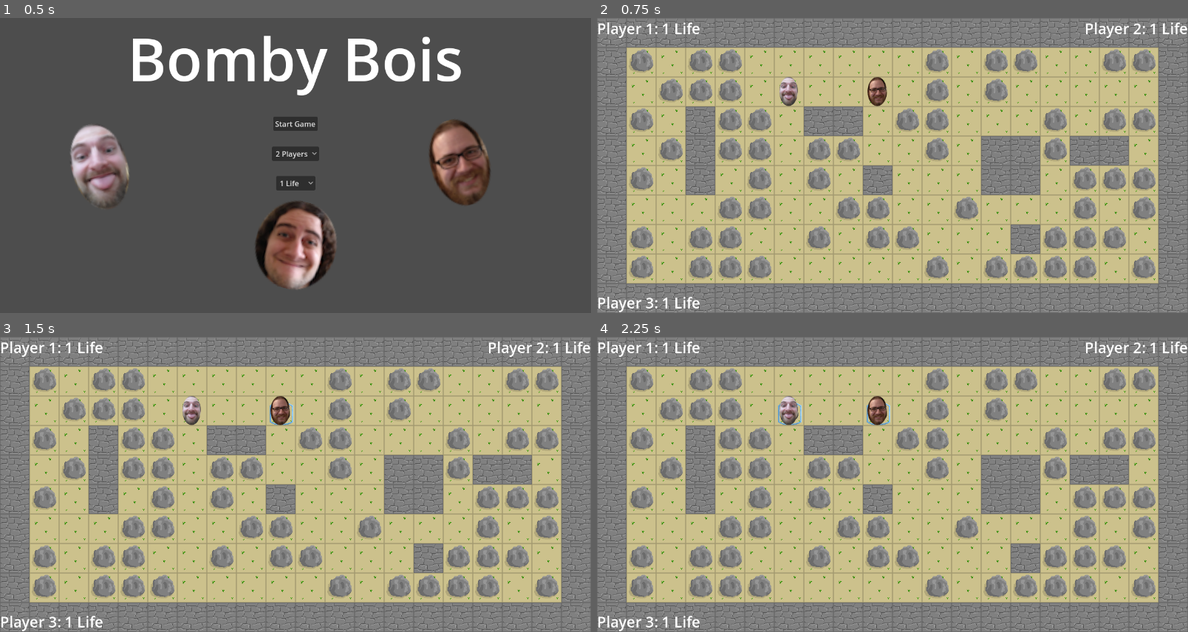
Above: before the commit, frames 1-4 (two rows, left to right).
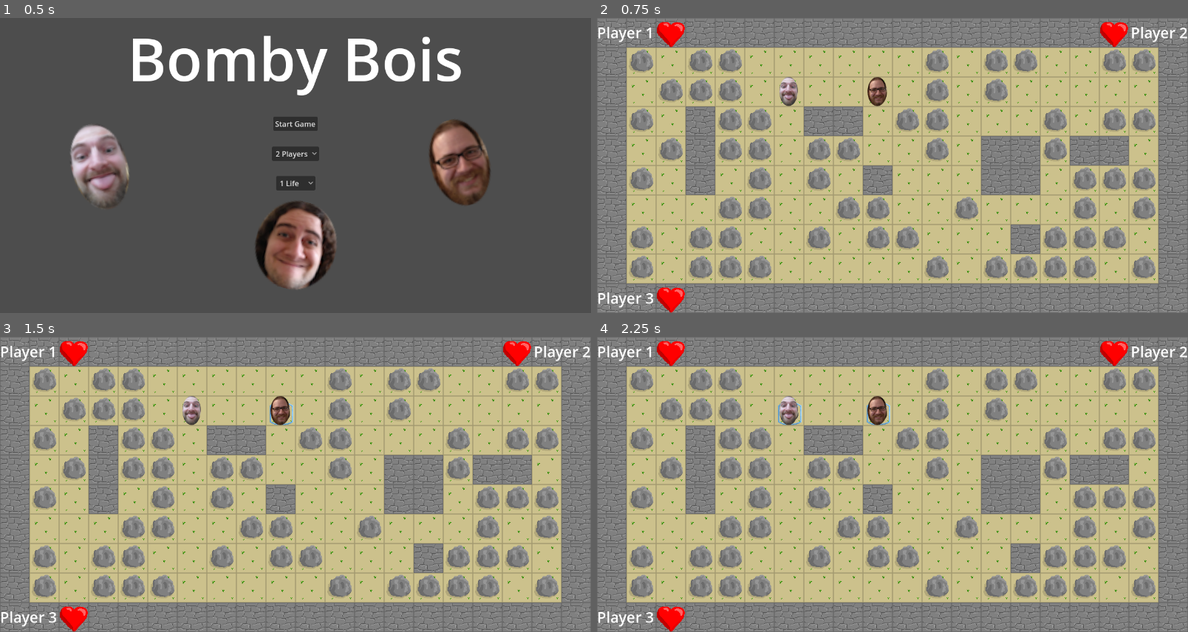
Above: after the commit, the same moments.

Repository: tierriminator/bombyboi
Game: Godot game, scene res://main_menu.tscn
Same seed, same stepped clock (60 frames per second), same inputs: the game is played once before the commit and once after it.
Inputs:
- Up to frame 1 (0.5 s): no input
- Up to frame 2 (0.75 s): click "Start Game" at 0.5 s
- Up to frame 3 (1.5 s): tap Enter at 1.25 s
- Up to frame 4 (2.25 s): tap Space at 2 s

Frame 1 is identical in both runs. In frame 2, 1.7% of the frame differs, in the area x 0-100%, y 1-100%; in frame 3, 1.7%; in frame 4, 1.7%.

Commit message:
hud livess

Diff:
--- a/bombyboi/hud.gd
+++ b/bombyboi/hud.gd
@@ -1,17 +1,26 @@
 extends CanvasLayer
 
-
+@export var lives_png: Texture
 # Called when the node enters the scene tree for the first time.
 func _ready() -> void:
-	if Main.starting_lives == 1:
-		$p1_lives.text = "Player 1: %d Life" %Main.starting_lives
-		$p2_lives.text = "Player 2: %d Life" %Main.starting_lives
-		$p3_lives.text = "Player 3: %d Life" %Main.starting_lives
-	else:
-		$p1_lives.text = "Player 1: %d Lives" %Main.starting_lives
-		$p2_lives.text = "Player 2: %d Lives" %Main.starting_lives
-		$p3_lives.text = "Player 3: %d Lives" %Main.starting_lives
+	#if Main.starting_lives == 1:
+		#$p1_lives.text = "Player 1: %d Life" %Main.starting_lives
+		#$p2_lives.text = "Player 2: %d Life" %Main.starting_lives
+		#$p3_lives.text = "Player 3: %d Life" %Main.starting_lives
+	#else:
+		#$p1_lives.text = "Player 1: %d Lives" %Main.starting_lives
+		#$p2_lives.text = "Player 2: %d Lives" %Main.starting_lives
+		#$p3_lives.text = "Player 3: %d Lives" %Main.starting_lives
+		#
+	for i in Main.starting_lives:
+		add_live($Hud_p1)
+		add_live($Hud_p2)
+		add_live($Hud_p3)
 
+func add_live(hudnode: Node) -> void:
+	var lives_rect = TextureRect.new()
+	lives_rect.set_texture(lives_png)
+	hudnode.add_child(lives_rect)
 
 # Called every frame. 'delta' is the elapsed time since the previous frame.
 func _process(delta: float) -> void:
--- a/bombyboi/hud.tscn
+++ b/bombyboi/hud.tscn
@@ -1,9 +1,10 @@
-[gd_scene load_steps=7 format=3 uid="uid://b3cuh18ivrsct"]
+[gd_scene load_steps=8 format=3 uid="uid://b3cuh18ivrsct"]
 
 [ext_resource type="Script" uid="uid://dei14lt0hb2wp" path="res://hud.gd" id="1_37p78"]
-[ext_resource type="Script" uid="uid://dsvdf62lfg1o8" path="res://p_1_lives.gd" id="2_64ctp"]
-[ext_resource type="Script" uid="uid://cigscdcfny7cp" path="res://p_2_lives.gd" id="3_640wx"]
-[ext_resource type="Script" uid="uid://b3dr0t3xxrf5g" path="res://p_3_lives.gd" id="4_a2258"]
+[ext_resource type="Script" uid="uid://cspci3wmjae43" path="res://hud_p_1.gd" id="3_1xsix"]
+[ext_resource type="Texture2D" uid="uid://l661fn8cbrfd" path="res://Art/heart.png" id="3_a2258"]
+[ext_resource type="Script" uid="uid://xan8o8m2pkyf" path="res://hud_p_2.gd" id="4_rftc2"]
+[ext_resource type="Script" uid="uid://b2fo1h3x655d6" path="res://hud_p_3.gd" id="5_61f8s"]
 
 [sub_resource type="LabelSettings" id="LabelSettings_n2snw"]
 font_size = 32
@@ -14,32 +15,47 @@
 [node name="Hud" type="CanvasLayer"]
 layer = 3
 script = ExtResource("1_37p78")
+lives_png = ExtResource("3_a2258")
 
-[node name="p1_lives" type="Label" parent="."]
-offset_right = 40.0
-offset_bottom = 23.0
-text = "Player 1: X Lives"
+[node name="Left" type="Control" parent="."]
+custom_minimum_size = Vector2(128, 0)
+layout_mode = 3
+anchors_preset = 9
+anchor_bottom = 1.0
+grow_vertical = 2
+
+[node name="Hud_p1" type="HBoxContainer" parent="."]
+custom_minimum_size = Vector2(512, 45)
+script = ExtResource("3_1xsix")
+
+[node name="p1_lives" type="Label" parent="Hud_p1"]
+layout_mode = 2
+text = "Player 1"
 label_settings = SubResource("LabelSettings_n2snw")
-script = ExtResource("2_64ctp")
 
-[node name="p2_lives" type="Label" parent="."]
-anchors_preset = 1
-anchor_left = 1.0
-anchor_right = 1.0
-offset_left = -123.0
-offset_bottom = 23.0
-grow_horizontal = 0
-text = "Player 2: X Lives"
+[node name="Hud_p2" type="HBoxContainer" parent="."]
+custom_minimum_size = Vector2(512, 45)
+layout_direction = 3
+offset_right = 512.0
+offset_bottom = 45.0
+script = ExtResource("4_rftc2")
+
+[node name="p2_lives" type="Label" parent="Hud_p2"]
+layout_mode = 2
+text = "Player 2"
 label_settings = SubResource("LabelSettings_37p78")
-script = ExtResource("3_640wx")
 
-[node name="p3_lives" type="Label" parent="."]
+[node name="Hud_p3" type="HBoxContainer" parent="."]
+custom_minimum_size = Vector2(512, 45)
 anchors_preset = 2
 anchor_top = 1.0
 anchor_bottom = 1.0
-offset_top = -23.0
-offset_right = 40.0
+offset_top = -45.0
+offset_right = 256.0
 grow_vertical = 0
-text = "Player 3: X Lives"
+script = ExtResource("5_61f8s")
+
+[node name="p3_lives" type="Label" parent="Hud_p3"]
+layout_mode = 2
+text = "Player 3"
 label_settings = SubResource("LabelSettings_37p78")
-script = ExtResource("4_a2258")
--- a/bombyboi/p_1_lives.gd
+++ b/bombyboi/hud_p_1.gd
@@ -1,7 +1,7 @@
-extends Label
+extends HBoxContainer
 
 func register_player(player_node: Node) -> void:
 	player_node.damage.connect(_on_player_damage)
 
 func _on_player_damage(lives: int) -> void:
-	text = ("Player 1: %d Life" %lives)
+		get_child(get_child_count()-1).queue_free()
--- a/bombyboi/p_2_lives.gd
+++ b/bombyboi/hud_p_2.gd
@@ -1,7 +1,7 @@
-extends Label
+extends HBoxContainer
 
 func register_player(player_node: Node) -> void:
 	player_node.damage.connect(_on_player_damage)
 
 func _on_player_damage(lives: int) -> void:
-	text = ("Player 2: %d Life" %lives)
+		get_child(get_child_count()-1).queue_free()
--- a/bombyboi/p_3_lives.gd
+++ b/bombyboi/hud_p_3.gd
@@ -1,7 +1,7 @@
-extends Label
+extends HBoxContainer
 
 func register_player(player_node: Node) -> void:
 	player_node.damage.connect(_on_player_damage)
 
 func _on_player_damage(lives: int) -> void:
-	text = ("Player 3: %d Life" %lives)
+		get_child(get_child_count()-1).queue_free()
--- a/bombyboi/player.gd
+++ b/bombyboi/player.gd
@@ -36,7 +36,7 @@
 	add_to_group("players")
 
 func _ready() -> void:
-	get_node("/root/Map/Hud/p%d_lives" %player_id).register_player(self)
+	get_node("/root/Map/Hud/Hud_p%d" %player_id).register_player(self)
 
 func _physics_process(delta: float) -> void:
 	var map_position = terrain.local_to_map(position)
Not shown, added: bombyboi/hud_p_1.gd.uid
Not shown, added: bombyboi/hud_p_2.gd.uid
Not shown, added: bombyboi/hud_p_3.gd.uid
Not shown, removed: bombyboi/p_1_lives.gd.uid
Not shown, removed: bombyboi/p_2_lives.gd.uid
Not shown, removed: bombyboi/p_3_lives.gd.uid
